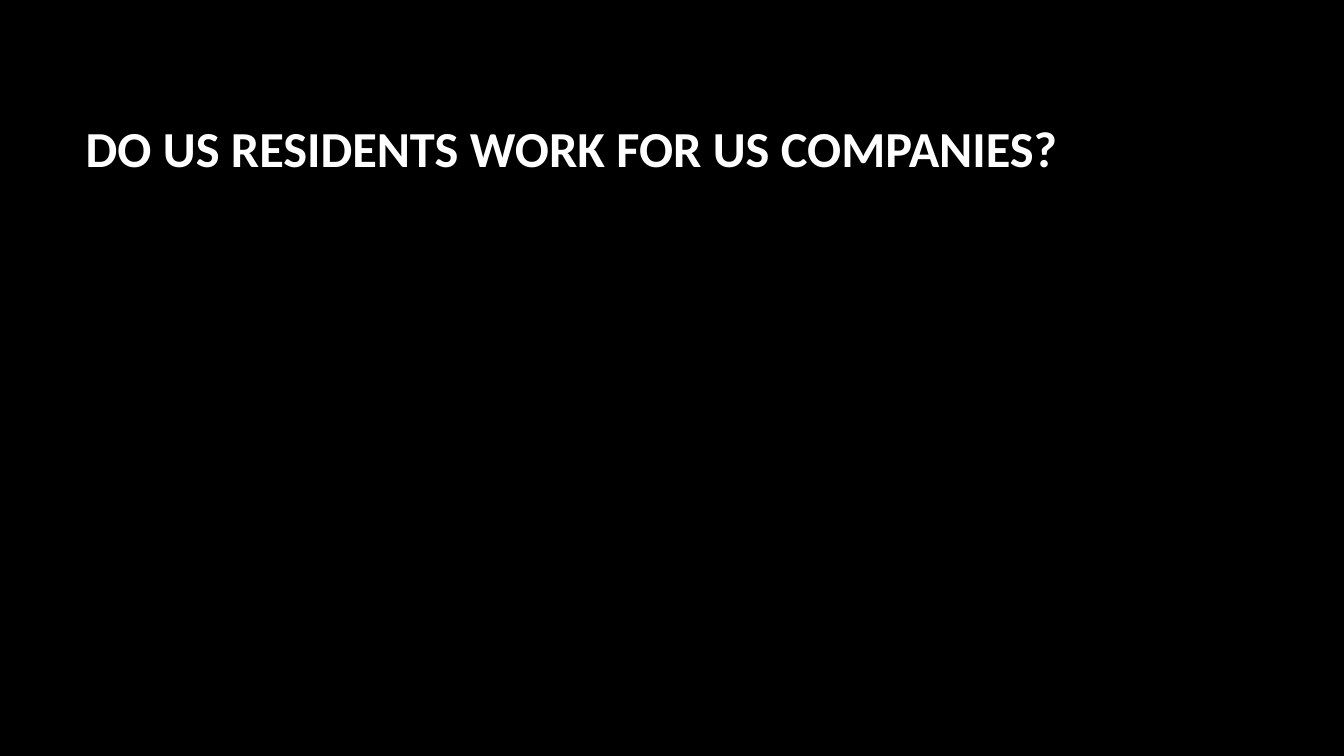
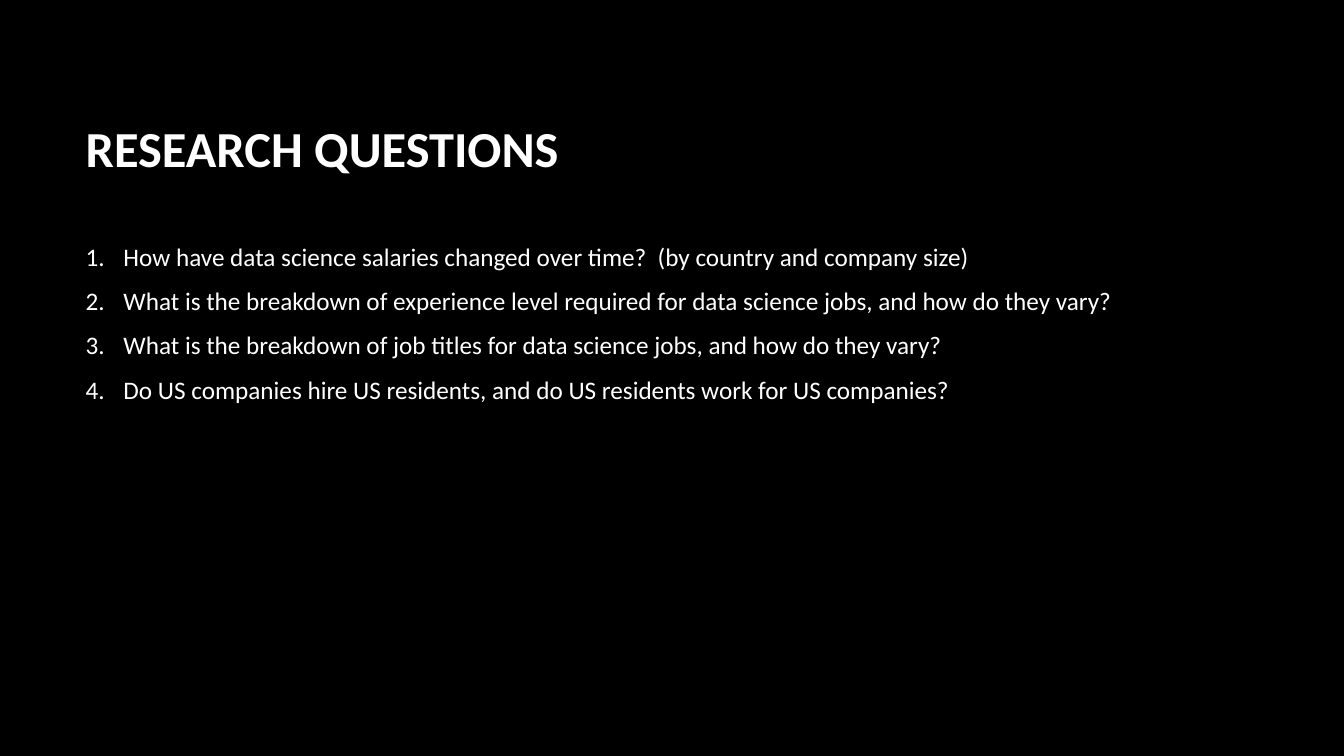
Before and after one commit to lathamlm/project-01, a slide deck: slide 3 of project_01_presentation.pptx (slide 10 before the commit). Drawn at 1344x756 pixels with LibreOffice and Linux fonts; fonts in the diff are those of the drawing; background and template pictures are left out. Boxes give left, top, right and bottom in pixels: in the first picture for what was removed or moved away, otherwise in the second. Text is boxed around its words. In the diff, an @@ line names an element or a change of style, - is before the commit and + after.

```diff
--- a/project_01_presentation.pptx
+++ b/project_01_presentation.pptx
@@ title at [86,134,558,174]: text changed @@
-DO US RESIDENTS WORK FOR US COMPANIES?
+RESEARCH QUESTIONS
@@ text added at [123,247,1111,403], 18 pt, text #FFFFFF @@
+1. How have data science salaries changed over time? (by country and company size)
+2. What is the breakdown of experience level required for data science jobs, and how do they vary?
+3. What is the breakdown of job titles for data science jobs, and how do they vary?
+4. Do US companies hire US residents, and do US residents work for US companies?
```
Also in this commit, not shown: 7 other slides changed, 3 slides added, 1 slide removed, 3 other files.
